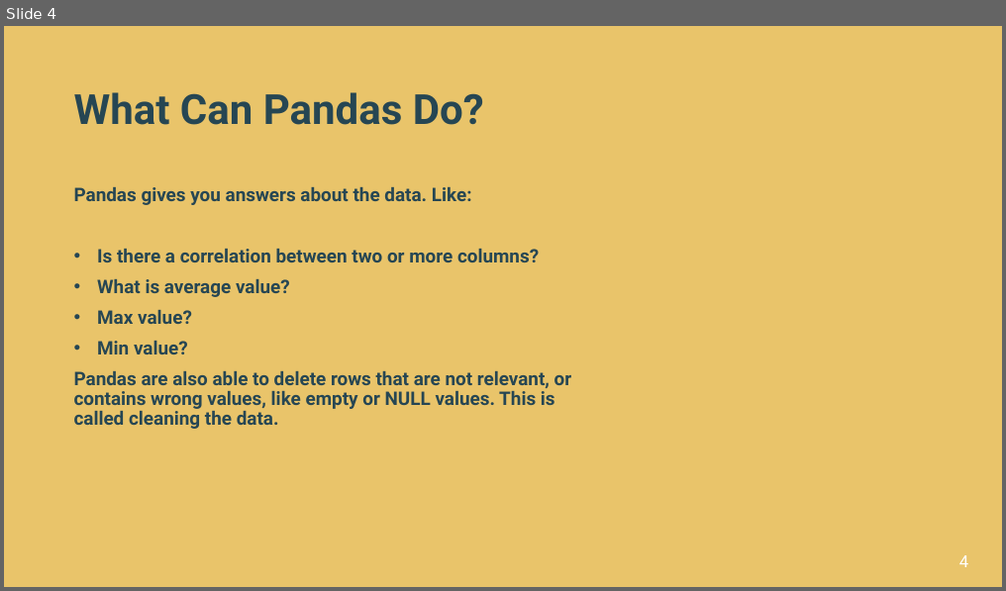
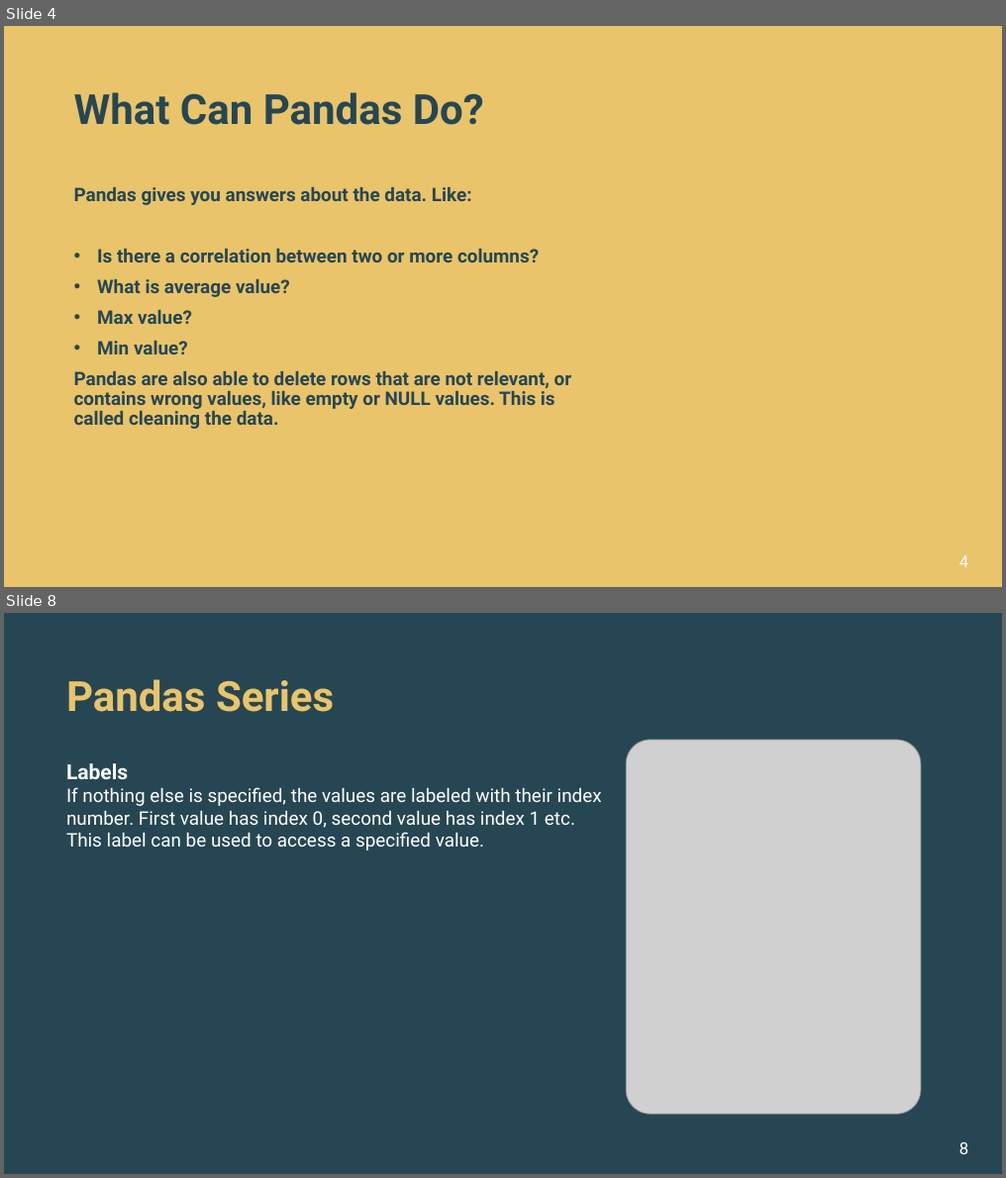
Before and after one commit to alishhde/PandasTutorial, a slide deck: Pandas Tutorials.pptx. Shown one above the other, each under a label of ours: slide 4 before the commit, slides 4 and 8 after it; the slides between them are not shown. The pictures are 1006x591 and 1006x1178 pixels, drawn with LibreOffice and Linux fonts; fonts in the diff are those of the drawing; grey boxes stand for pictures; background and template pictures are left out. Boxes give left, top, right and bottom in pixels: in the first picture for what was removed or moved away, otherwise in the second. Text is boxed around its words. In the diff, an @@ line names an element or a change of style, - is before the commit and + after.

```diff
--- a/Pandas Tutorials.pptx
+++ b/Pandas Tutorials.pptx
@@ slide 8 added at [4, 613, 1002, 1174], background #264653 @@
@@ title added at [66, 679, 334, 712], 40 pt, text #E9C46A, bold @@
+Pandas Series
@@ picture added at [626, 740, 921, 1114] @@
@@ text added at [66, 763, 602, 851], 18 pt, text #FFFFFF @@
+Labels
+If nothing else is specified, the values are labeled with their index number. First value has index 0, second value has index 1 etc. This label can be used to access a specified value.
@@ page number added at [959, 1143, 968, 1155], 16 pt, text #FFFFFF @@
+8
```
Also in this commit, not shown: 13 slides changed, 34 other slides added, 11 other files.
